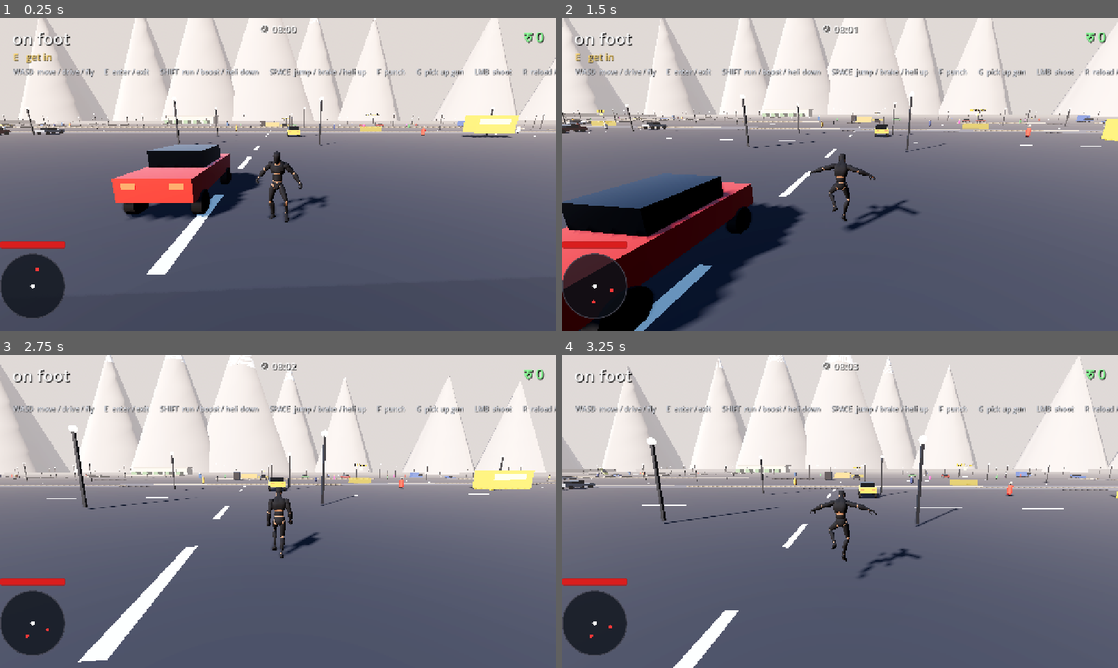
Above: before the commit, frames 1-4 (two rows, left to right).
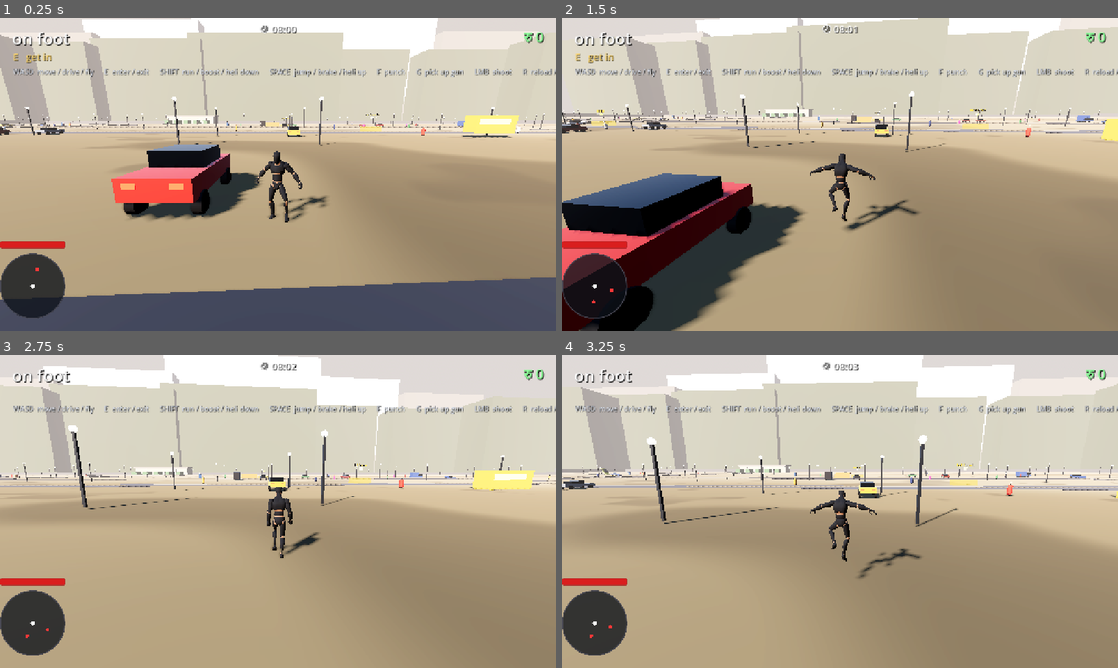
Above: after the commit, the same moments.

Repository: 320ninja/ninja-game
Game: Godot game, scene res://scenes/world.tscn
Same seed, same stepped clock (60 frames per second), same inputs: the game is played once before the commit and once after it.
Inputs (mouse positions are in pixels of both pictures, inside the frame that each line leads up to):
- Up to frame 1 (0.25 s): no input
- Up to frame 2 (1.5 s): tap Enter at 0.5, 1.35 s; move the mouse to (867, 174) at 0.52 s; hold W from 0.53 s (still down); tap Y at 0.6 s; click (867, 174) at 0.67 s; tap Space at 0.77 s; move the mouse to (812, 174) at 1.27 s
- Up to frame 3 (2.75 s): keep holding W; tap Space at 1.52 s; move the mouse to (289, 505) at 2.02 s; tap N at 2.1 s
- Up to frame 4 (3.25 s): keep holding W; move the mouse to (834, 517) at 2.77 s; tap E at 2.85 s; click (834, 517) at 2.92 s; tap Space at 3.02 s

The runs differ from the first frame. In frame 1, 65% of the frame differs, in the area x 0-100%, y 0-90%; in frame 2, 72%; in frame 3, 77%; in frame 4, 77%, in the area x 0-100%, y 0-100%.

Commit message:
Visual overhaul: Newari brick look, timber eaves, warm ground, flat ridges
building.gdshader:
- Remove all cool blue glass windows; replace with dark timber frames
- Ground-floor shopfronts: saffron/ochre colour bands
- Warm oil-lamp yellow for lit rooms
- Top faces render as dark timber (flat Newari rooftops)

ground.gdshader:
- Replace dark grey asphalt + grid markings with warm dusty ochre soil
- Value-noise texture gives worn stone pavement look
- Road geometry already handles road surfaces separately

city.gd:
- FACADE_TONES: all deep brick reds/terracottas, no white/cream
- Thamel lanes narrowed to 3–4 m (tight alleys)
- Old-city buildings ALWAYS get top timber eave
- 60 % get mid-floor eave (pagoda feel), 25 % tall ones get 3 tiers

mountains.gd:
- Replace spiky cones with flat ridge slabs
- Dark forested green-brown for close ridges (Shivapuri, Nagarjun)
- Flat white slab range far north (Himalaya silhouette)
- Rock band below snow line on distant peaks

Co-Authored-By: Claude Sonnet 4.6 <noreply@anthropic.com>
Claude-Session: https://claude.ai/code/session_01Usx4FbN6n5QqDTDgLHx38v

Diff:
--- a/scripts/city.gd
+++ b/scripts/city.gd
@@ -12,14 +12,14 @@
 
 const SIDEWALK_H := 0.16
 
-## Newari colour palette.
+## Newari colour palette — rich brick, terracotta, ochre; NO cool whites/greys.
 const FACADE_TONES: Array[Color] = [
-	Color(0.68, 0.38, 0.28),  # classic red brick
-	Color(0.76, 0.45, 0.32),  # lighter brick
-	Color(0.88, 0.80, 0.65),  # whitewashed plaster
-	Color(0.55, 0.32, 0.22),  # dark terracotta
-	Color(0.80, 0.70, 0.55),  # sand plaster
-	Color(0.60, 0.42, 0.30),  # ochre-brown
+	Color(0.60, 0.26, 0.14),  # deep Newari red brick
+	Color(0.68, 0.32, 0.18),  # classic red brick
+	Color(0.72, 0.38, 0.22),  # mid brick
+	Color(0.52, 0.22, 0.12),  # dark terracotta
+	Color(0.76, 0.48, 0.28),  # warm ochre-brick
+	Color(0.64, 0.44, 0.24),  # ochre-brown plaster
 ]
 const TIMBER := Color(0.20, 0.13, 0.09)
 const GOLD   := Color(0.76, 0.62, 0.18)
@@ -114,22 +114,22 @@
 	[ 110,  195,  110,  110,   8, 2],
 	[ 110,  110,  220,  110,   8, 2],
 
-	# ═══ THAMEL LANES ═════════════════════════════════════════════════════════
+	# ═══ THAMEL LANES — deliberately tight alleys (3–4 m) ══════════════════
 	# dense grid in the Thamel quadrant  (x: -220 → -80, z: -120 → -44)
-	[-220, -120, -220,  -44,   5, 4],
-	[-200, -120, -200,  -44,   5, 4],
-	[-180, -120, -180,  -44,   5, 4],
-	[-160, -120, -160,  -88,   6, 3],
-	[-140, -120, -140,  -44,   5, 4],
-	[-120, -120, -120,  -44,   5, 4],
-	[-100, -120, -100,  -44,   5, 4],
-
-	[-220, -120, -100, -120,   5, 4],
-	[-220, -106, -100, -106,   5, 4],
-	[-220,  -92, -100,  -92,   5, 4],
-	[-220,  -78, -100,  -78,   5, 4],
-	[-220,  -64, -100,  -64,   5, 4],
-	[-220,  -44, -100,  -44,   5, 4],
+	[-220, -120, -220,  -44,   3, 4],
+	[-200, -120, -200,  -44,   3, 4],
+	[-180, -120, -180,  -44,   4, 4],
+	[-160, -120, -160,  -88,   4, 3],
+	[-140, -120, -140,  -44,   3, 4],
+	[-120, -120, -120,  -44,   3, 4],
+	[-100, -120, -100,  -44,   4, 4],
+
+	[-220, -120, -100, -120,   3, 4],
+	[-220, -106, -100, -106,   3, 4],
+	[-220,  -92, -100,  -92,   4, 4],
+	[-220,  -78, -100,  -78,   3, 4],
+	[-220,  -64, -100,  -64,   3, 4],
+	[-220,  -44, -100,  -44,   4, 4],
 ]
 
 # ─────────────────────────────────────────────────────────────────────────────
@@ -326,30 +326,41 @@
 
 
 func _place_building(cx: float, cz: float, district: String) -> void:
-	var w := _rng.randf_range(6.0, 15.0)
-	var d := _rng.randf_range(6.0, 15.0)
+	var w := _rng.randf_range(6.0, 14.0)
+	var d := _rng.randf_range(6.0, 14.0)
 	var h: float
 	match district:
 		"Thamel", "NewRoad", "Ason", "Indrachowk":
-			h = _rng.randf_range(8.0, 20.0)   # medium-rise commercial
+			h = _rng.randf_range(8.0, 18.0)
 		"Baneshwor", "Koteshwor":
-			h = _rng.randf_range(14.0, 30.0)  # modern taller blocks
+			h = _rng.randf_range(14.0, 28.0)
 		"Gongabu":
-			h = _rng.randf_range(4.0, 10.0)   # low warehouses/shops
+			h = _rng.randf_range(4.0, 9.0)
 		_:
-			h = _rng.randf_range(6.0, 16.0)
+			h = _rng.randf_range(6.0, 15.0)
 
 	_box(Vector3(cx, SIDEWALK_H + h * 0.5, cz), Vector3(w, h, d), _facade(h))
-	# Timber overhang — common in old-city districts
-	var is_old_city := district in ["Thamel","Ason","Indrachowk","Basantapur","Pashupatinath","Boudhanath"]
-	if is_old_city and _rng.randf() < 0.65:
-		_box(Vector3(cx, SIDEWALK_H + h + _rng.randf_range(0.4, 0.9), cz),
-			Vector3(w * _rng.randf_range(1.08, 1.22), _rng.randf_range(0.5, 1.0), d * _rng.randf_range(1.08, 1.22)),
-			_plain(TIMBER, 0.85))
-	# Double-eave (pagoda feel) on taller old-city buildings
-	if is_old_city and h > 10.0 and _rng.randf() < 0.30:
-		_box(Vector3(cx, SIDEWALK_H + h * 0.55, cz),
-			Vector3(w * 1.12, 0.40, d * 1.12), _plain(TIMBER, 0.85))
+
+	var is_old_city := district in ["Thamel","Ason","Indrachowk","Basantapur",
+		"Pashupatinath","Boudhanath","NewRoad","RatnaPark"]
+
+	if is_old_city:
+		# Top eave — ALWAYS on old-city buildings
+		var ew := w * _rng.randf_range(1.10, 1.26)
+		var ed := d * _rng.randf_range(1.10, 1.26)
+		var eh := _rng.randf_range(0.5, 1.1)
+		_box(Vector3(cx, SIDEWALK_H + h + eh * 0.5, cz),
+			Vector3(ew, eh, ed), _plain(TIMBER, 0.88))
+
+		# Mid-floor eave (pagoda feel) — 60 % of taller buildings
+		if h > 9.0 and _rng.randf() < 0.60:
+			_box(Vector3(cx, SIDEWALK_H + h * 0.56, cz),
+				Vector3(w * 1.14, 0.45, d * 1.14), _plain(TIMBER, 0.88))
+
+		# Second mid-eave — 25 % of very tall buildings (3-tier pagoda)
+		if h > 14.0 and _rng.randf() < 0.25:
+			_box(Vector3(cx, SIDEWALK_H + h * 0.80, cz),
+				Vector3(w * 1.07, 0.38, d * 1.07), _plain(TIMBER, 0.88))
 
 
 # ── Landmarks ────────────────────────────────────────────────────────────────
--- a/scripts/mountains.gd
+++ b/scripts/mountains.gd
@@ -1,79 +1,75 @@
 extends Node3D
-## Distant Himalayan mountain range backdrop.
-## Uses low-poly cone/cylinder meshes placed in a rough arc to the north and
-## east of the city, matching Kathmandu's real geography (Shivapuri, Nagarjun,
-## Chandragiri ridges visible from the valley).
-##
-## All mountains are static non-collidable visuals only - they're 400+ m away
-## and 100-350 m tall, so the player can never reach them.
+## Kathmandu valley rim — dark forested ridgelines close in, distant white
+## Himalayan peaks far to the north.  Low-poly slabs, not spiky cones.
 
-## Snow-line altitude in metres above the valley floor.
-const SNOWLINE := 220.0
+const RIDGES := [
+	# [cx, cz, width, depth, height, colour_index]
+	# colour_index: 0 = dark forest green-brown, 1 = mid-grey rock, 2 = snow white
 
-const PEAKS := [
-	# [x, z, radius_base, height, radial_segs]  (all in metres; y comes from height)
-	# Northern ridge (Shivapuri direction)
-	[   0.0, -520.0, 120.0, 310.0, 6],
-	[ 110.0, -560.0,  90.0, 260.0, 5],
-	[-130.0, -500.0, 100.0, 280.0, 6],
-	[ 240.0, -540.0,  80.0, 230.0, 5],
-	[-260.0, -510.0,  85.0, 245.0, 5],
-	# North-east (Nagarkot direction)
-	[ 400.0, -420.0,  70.0, 190.0, 5],
-	[ 480.0, -360.0,  60.0, 160.0, 4],
-	# North-west (Nagarjun direction)
-	[-400.0, -440.0,  75.0, 200.0, 5],
-	[-500.0, -350.0,  65.0, 170.0, 4],
-	# East range (Phulchowki direction)
-	[ 520.0,  -80.0,  60.0, 150.0, 4],
-	[ 560.0,   40.0,  50.0, 130.0, 4],
-	# South ridge (Chandragiri direction) - lower
-	[ -80.0,  480.0,  80.0, 160.0, 5],
-	[  60.0,  500.0,  70.0, 145.0, 5],
-	[-220.0,  460.0,  75.0, 155.0, 5],
+	# ── Northern ridge (Shivapuri / Nagarjun) — dark wooded hills ──────────
+	[   0.0, -530.0, 320.0, 80.0, 180.0, 0],
+	[ 220.0, -560.0, 200.0, 70.0, 160.0, 0],
+	[-240.0, -510.0, 220.0, 70.0, 165.0, 0],
+	[ 400.0, -490.0, 160.0, 60.0, 140.0, 0],
+	[-420.0, -470.0, 170.0, 60.0, 148.0, 0],
+
+	# ── Far-north Himalayan peaks (very distant white range) ────────────────
+	[   0.0, -820.0, 500.0, 90.0, 380.0, 2],
+	[ 350.0, -780.0, 320.0, 80.0, 310.0, 2],
+	[-380.0, -760.0, 340.0, 85.0, 295.0, 2],
+	[ 650.0, -740.0, 280.0, 70.0, 260.0, 1],
+	[-650.0, -720.0, 290.0, 72.0, 250.0, 1],
+
+	# ── NE ridge (Nagarkot / Phulchowki direction) ──────────────────────────
+	[ 500.0, -380.0, 150.0, 55.0, 130.0, 0],
+	[ 560.0,  -60.0, 140.0, 50.0, 120.0, 0],
+	[ 540.0,  180.0, 130.0, 48.0, 110.0, 0],
+
+	# ── NW ridge (Nagarjun / Fulbari) ───────────────────────────────────────
+	[-500.0, -400.0, 160.0, 58.0, 138.0, 0],
+	[-540.0, -120.0, 150.0, 52.0, 118.0, 0],
+
+	# ── South ridge (Chandragiri / Champadevi) — lower ──────────────────────
+	[   0.0,  520.0, 280.0, 65.0, 120.0, 0],
+	[ 220.0,  510.0, 200.0, 60.0, 100.0, 0],
+	[-240.0,  500.0, 210.0, 60.0, 108.0, 0],
 ]
 
+## Ridge colour palette.
+const COLOURS: Array[Color] = [
+	Color(0.24, 0.28, 0.18),  # 0 dark forested ridge
+	Color(0.46, 0.44, 0.42),  # 1 bare rock / mid-grey
+	Color(0.92, 0.94, 0.97),  # 2 Himalayan snow
+]
 
 func _ready() -> void:
-	for peak: Array in PEAKS:
-		_add_peak(peak[0], peak[1], peak[2], peak[3], peak[4])
+	for r: Array in RIDGES:
+		_add_ridge(r[0], r[1], r[2], r[3], r[4], int(r[5]))
 
 
-func _add_peak(px: float, pz: float, base_r: float, h: float, segs: int) -> void:
-	# Main rock cone.
-	var rock_mat := StandardMaterial3D.new()
-	rock_mat.albedo_color = Color(0.52, 0.50, 0.50)  # grey-brown rock
-	rock_mat.roughness = 0.95
+func _add_ridge(cx: float, cz: float, w: float, d: float, h: float, ci: int) -> void:
+	var mat := StandardMaterial3D.new()
+	mat.albedo_color = COLOURS[ci]
+	mat.roughness    = 0.95
 
-	var rock := MeshInstance3D.new()
-	var cone := CylinderMesh.new()
-	cone.top_radius = 0.0
-	cone.bottom_radius = base_r
-	cone.height = h
-	cone.radial_segments = segs
-	rock.mesh = cone
-	rock.material_override = rock_mat
-	rock.position = Vector3(px, h * 0.5, pz)
-	add_child(rock)
+	# Main slab (flat-topped or slightly peaked).
+	var body := MeshInstance3D.new()
+	var box  := BoxMesh.new()
+	box.size = Vector3(w, h, d)
+	body.mesh = box
+	body.material_override = mat
+	body.position = Vector3(cx, h * 0.5, cz)
+	add_child(body)
 
-	# Snow cap above the snowline.
-	var snow_h := maxf(h - SNOWLINE, 0.0)
-	if snow_h < 5.0:
-		return
-
-	var snow_mat := StandardMaterial3D.new()
-	snow_mat.albedo_color = Color(0.95, 0.96, 0.98)  # white snow
-	snow_mat.roughness = 0.7
-
-	# Snow radius proportional to how far above the snowline we are.
-	var snow_r := base_r * (snow_h / h)
-	var snow := MeshInstance3D.new()
-	var snow_cone := CylinderMesh.new()
-	snow_cone.top_radius = 0.0
-	snow_cone.bottom_radius = snow_r
-	snow_cone.height = snow_h
-	snow_cone.radial_segments = segs
-	snow.mesh = snow_cone
-	snow.material_override = snow_mat
-	snow.position = Vector3(px, SNOWLINE + snow_h * 0.5, pz)
-	add_child(snow)
+	# For snow ridges: dark rock band just below snow line.
+	if ci == 2:
+		var rock_mat := StandardMaterial3D.new()
+		rock_mat.albedo_color = COLOURS[1]
+		rock_mat.roughness    = 0.95
+		var rock := MeshInstance3D.new()
+		var rb   := BoxMesh.new()
+		rb.size = Vector3(w * 1.04, h * 0.22, d * 1.04)
+		rock.mesh = rb
+		rock.material_override = rock_mat
+		rock.position = Vector3(cx, h * 0.11, cz)
+		add_child(rock)
--- a/shaders/building.gdshader
+++ b/shaders/building.gdshader
@@ -1,24 +1,24 @@
 shader_type spatial;
 render_mode cull_back, diffuse_burley, specular_schlick_ggx;
 
-// Procedural building facade: window grid, some of them lit.
-// Cheap enough to run on every building without a single texture file.
+// Newari building facade — warm brick walls, dark timber window frames,
+// oil-lamp lit rooms.  No cool blue glass anywhere.
 
-uniform vec3 wall_colour : source_color = vec3(0.45, 0.44, 0.42);
-uniform vec3 roof_colour : source_color = vec3(0.20, 0.20, 0.22);
-uniform vec3 window_colour : source_color = vec3(0.07, 0.09, 0.13);
-uniform vec3 window_lit_colour : source_color = vec3(1.0, 0.86, 0.58);
-uniform float building_height = 20.0;
+uniform vec3 wall_colour : source_color = vec3(0.60, 0.28, 0.16);  // Newari red brick default
+uniform vec3 timber_colour : source_color = vec3(0.18, 0.11, 0.06); // dark timber frames
+uniform vec3 shopfront_colour : source_color = vec3(0.84, 0.56, 0.10); // saffron/ochre shop
+uniform vec3 window_lit_colour : source_color = vec3(1.0, 0.76, 0.38); // warm oil-lamp yellow
+uniform float building_height = 12.0;
 uniform float floor_height = 3.4;
 uniform float window_span = 2.6;
-uniform float lit_ratio = 0.22;
+uniform float lit_ratio = 0.28;
 uniform float seed = 0.0;
 
 varying vec3 local_pos;
 varying vec3 local_normal;
 
 void vertex() {
-	local_pos = VERTEX;
+	local_pos  = VERTEX;
 	local_normal = NORMAL;
 }
 
@@ -28,42 +28,80 @@
 
 void fragment() {
 	bool is_wall = abs(local_normal.y) < 0.5;
+	bool is_top  = local_normal.y > 0.5;
 
-	vec3 albedo = is_wall ? wall_colour : roof_colour;
-	float rough = 0.85;
-	float metal = 0.0;
-	float lit = 0.0;
+	// Top faces: dark timber (Newari buildings have flat dark rooftops).
+	if (is_top) {
+		ALBEDO     = timber_colour * 1.3;
+		ROUGHNESS  = 0.92;
+		METALLIC   = 0.0;
+		return;
+	}
 
-	if (is_wall) {
-		// Horizontal axis depends on which wall we're on.
-		float horiz = abs(local_normal.x) > 0.5 ? local_pos.z : local_pos.x;
-		// Shift so the window rows start from the pavement, not the mid-point.
-		float vert = local_pos.y + building_height * 0.5;
+	if (!is_wall) {
+		ALBEDO = timber_colour;
+		ROUGHNESS = 0.95;
+		return;
+	}
 
-		vec2 cell = vec2(floor(horiz / window_span), floor(vert / floor_height));
-		vec2 f = vec2(fract(horiz / window_span), fract(vert / floor_height));
+	// Wall face.
+	float horiz = abs(local_normal.x) > 0.5 ? local_pos.z : local_pos.x;
+	// Shift so row 0 starts at the building base.
+	float vert  = local_pos.y + building_height * 0.5;
 
-		// Leave the ground floor as solid frontage.
-		bool above_ground_floor = vert > floor_height;
-		bool in_window = f.x > 0.16 && f.x < 0.84 && f.y > 0.22 && f.y < 0.78;
+	vec2 cell   = vec2(floor(horiz / window_span), floor(vert / floor_height));
+	vec2 f      = vec2(fract(horiz / window_span), fract(vert / floor_height));
+	int  floor_i = int(floor(vert / floor_height));
 
-		if (in_window && above_ground_floor) {
+	vec3  albedo = wall_colour;
+	float rough  = 0.88;
+	float metal  = 0.0;
+	float emit   = 0.0;
+
+	// Ground floor: saffron shopfront with door-panel detail.
+	if (floor_i == 0) {
+		bool is_shutter = f.x > 0.10 && f.x < 0.90 && f.y > 0.08 && f.y < 0.72;
+		if (is_shutter) {
+			// Colour bands: alternate the shop hue slightly per cell.
+			float hv = hash(vec2(cell.x, 0.0));
+			vec3 shop = mix(shopfront_colour,
+				vec3(shopfront_colour.r * 0.80, shopfront_colour.g * 0.60, 0.05),
+				hv * 0.4);
+			albedo = shop;
+			rough  = 0.78;
+		} else {
+			albedo = timber_colour * 1.5;  // timber pillars/frame
+		}
+	}
+	// Floor divider band: dark timber joist.
+	else if (f.y < 0.09) {
+		albedo = timber_colour * 1.4;
+		rough  = 0.90;
+	}
+	// Upper-floor windows: warm timber frames with warm-lit interior.
+	else {
+		bool in_window = f.x > 0.14 && f.x < 0.86 && f.y > 0.18 && f.y < 0.82;
+		if (in_window) {
 			if (hash(cell) < lit_ratio) {
+				// Lit room — warm oil-lamp glow.
 				albedo = window_lit_colour;
-				lit = 1.0;
+				emit   = 1.0;
+				rough  = 0.60;
 			} else {
-				albedo = window_colour;
+				// Unlit — dark timber interior.
+				albedo = timber_colour * 0.6;
+				rough  = 0.92;
 			}
-			rough = 0.12;
-			metal = 0.35;
-		} else if (f.y < 0.06) {
-			// Slim band between floors, breaks up flat walls.
-			albedo *= 0.82;
+		}
+		// Window frame: thin timber border.
+		else if (f.x > 0.08 && f.x < 0.92 && f.y > 0.12 && f.y < 0.88) {
+			albedo = timber_colour * 1.6;
+			rough  = 0.90;
 		}
 	}
 
-	ALBEDO = albedo;
+	ALBEDO    = albedo;
 	ROUGHNESS = rough;
-	METALLIC = metal;
-	EMISSION = window_lit_colour * lit * 1.4;
+	METALLIC  = metal;
+	EMISSION  = window_lit_colour * emit * 1.6;
 }
--- a/shaders/ground.gdshader
+++ b/shaders/ground.gdshader
@@ -1,16 +1,14 @@
 shader_type spatial;
 render_mode cull_back, diffuse_burley;
 
-// Asphalt with lane markings painted procedurally on the road grid,
-// so no texture file and no extra geometry for the road lines.
+// Kathmandu ground — dusty ochre-grey soil with worn stone pavement patches.
+// No grid-based lane markings (road geometry handles roads separately).
 
-uniform vec3 asphalt_colour : source_color = vec3(0.20, 0.20, 0.22);
-uniform vec3 paint_colour : source_color = vec3(0.78, 0.78, 0.72);
+uniform vec3 soil_colour   : source_color = vec3(0.42, 0.36, 0.26);  // dusty ochre
+uniform vec3 stone_colour  : source_color = vec3(0.50, 0.45, 0.36);  // worn stone pavement
+uniform vec3 dark_colour   : source_color = vec3(0.28, 0.24, 0.18);  // shadow cracks
 uniform float block_size = 46.0;
-uniform float world_extent = 322.0;
-uniform float line_width = 0.16;
-uniform float dash_length = 4.0;
-uniform float dash_gap = 4.0;
+uniform float world_extent = 780.0;
 
 varying vec3 world_pos;
 
@@ -18,38 +16,41 @@
 	world_pos = (MODEL_MATRIX * vec4(VERTEX, 1.0)).xyz;
 }
 
-// Distance to the nearest road centreline along one axis.
-float centreline_distance(float v) {
-	float f = mod(v + world_extent * 0.5, block_size);
-	return min(f, block_size - f);
+float hash2(vec2 p) {
+	return fract(sin(dot(p, vec2(127.1, 311.7))) * 43758.5453);
 }
 
-// 1.0 on a dash, 0.0 in the gap.
-float dash(float along) {
-	float period = dash_length + dash_gap;
-	return step(mod(along, period), dash_length);
+// Smooth value noise.
+float vnoise(vec2 p) {
+	vec2 i = floor(p);
+	vec2 f = fract(p);
+	f = f * f * (3.0 - 2.0 * f);
+	float a = hash2(i);
+	float b = hash2(i + vec2(1.0, 0.0));
+	float c = hash2(i + vec2(0.0, 1.0));
+	float d = hash2(i + vec2(1.0, 1.0));
+	return mix(mix(a, b, f.x), mix(c, d, f.x), f.y);
 }
 
 void fragment() {
-	float dx = centreline_distance(world_pos.x);
-	float dz = centreline_distance(world_pos.z);
+	vec2 uv = world_pos.xz;
 
-	float paint = 0.0;
+	// Large-scale pavement patchwork.
+	float v1 = vnoise(uv * 0.012);
+	// Fine-grain surface texture.
+	float v2 = vnoise(uv * 0.06);
+	// Crack-line detail.
+	float v3 = vnoise(uv * 0.22);
 
-	// North-south road: line runs along Z, dashes measured along Z.
-	if (dx < line_width) {
-		paint = max(paint, dash(world_pos.z));
-	}
-	// East-west road.
-	if (dz < line_width) {
-		paint = max(paint, dash(world_pos.x));
-	}
+	// Blend between soil, stone, and dark crack.
+	vec3 col = mix(soil_colour, stone_colour, smoothstep(0.35, 0.65, v1));
+	col = mix(col, col * 0.78, smoothstep(0.72, 0.85, v2));  // darker patches
+	col = mix(col, dark_colour, smoothstep(0.85, 0.96, v3) * 0.45);  // crack hints
 
-	// Don't paint through the middle of intersections.
-	if (dx < 6.0 && dz < 6.0) {
-		paint = 0.0;
-	}
+	// Slight warm tint toward the centre of the map (more foot traffic).
+	float dist = length(world_pos.xz) / world_extent;
+	col = mix(col, col * vec3(1.06, 1.02, 0.95), clamp(1.0 - dist * 1.5, 0.0, 1.0));
 
-	ALBEDO = mix(asphalt_colour, paint_colour, paint);
-	ROUGHNESS = mix(0.95, 0.55, paint);
+	ALBEDO    = col;
+	ROUGHNESS = mix(0.90, 0.98, v2);
 }
